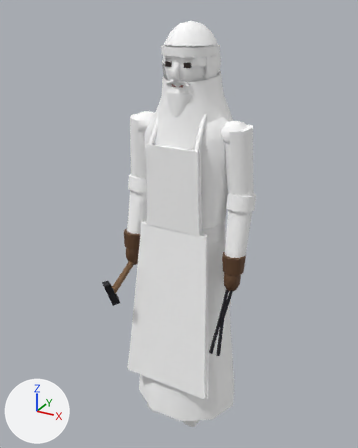
Renders of the glTF model public/models/char_blacksmith.glb from each side of a commit.
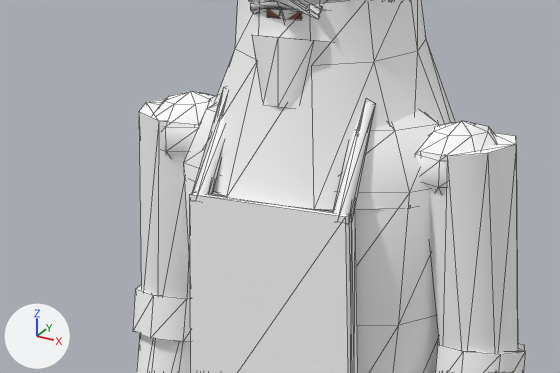
Old and new are each drawn whole from a 50 mm lens placed at (0.905, -1.728, 1.818), pointed at (-0.033, -0.022, 0.966) and again close up on the part from 24% to 75% of the width and 18% to 45% of the height. The axes (+X, +Y, +Z) are drawn at lower left. The lights are the same throughout. The last two pictures show the newer version. The close-ups show mesh edges as thin lines. Vertices at exactly the same position are counted once.

In view in the first close-up: 'arm_L__base', 'arm_L__sleeves_rolled', 'arm_R__base', 'arm_R__sleeves_full', 'arm_R__sleeves_rolled', 'body__apron_bib_sex_f', 'body__apron_bib_sex_m', 'body__sex_m', 'head__beard_full', 'head__beard_moustache', 'head__hat_veil' and 1 more.
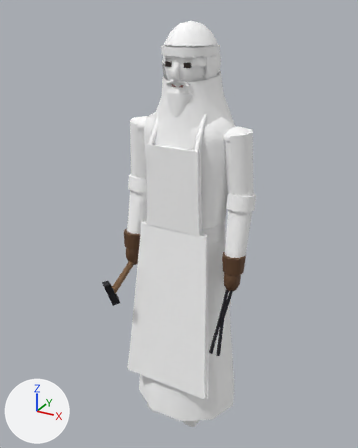
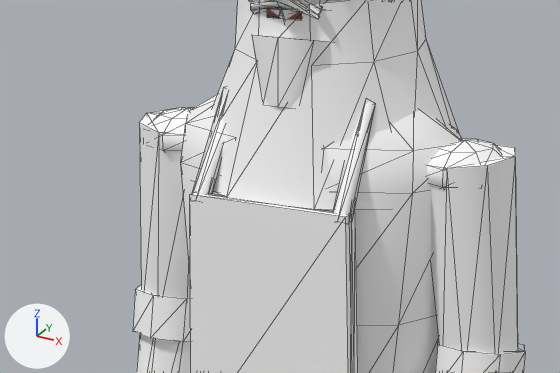
Changed parts and their boxes (x1, y1, x2, y2) in the close-ups (560 x 373 px; the box of a moved part takes in the faces that stretch with it):
'body__sex_m', reshaped
    before: (184, 94, 439, 373)
    after: (181, 94, 462, 373)
'arm_L__base', reshaped
    before: (416, 121, 518, 354)
    after: (427, 139, 518, 354)
'arm_R__base', reshaped
    before: (139, 91, 214, 299)
    after: (139, 107, 192, 299)
part 1 of me_arm_l__base, moved or reshaped
    before: (416, 121, 497, 193)
    after: (427, 139, 501, 189)
part 2 of me_arm_l__base, moved or reshaped
    before: (421, 133, 518, 354)
    after: (430, 145, 518, 354)
part 3 of me_arm_r__base, moved or reshaped
    before: (154, 91, 214, 157)
    after: (149, 107, 192, 152)
part 4 of me_arm_r__base, moved or reshaped
    before: (139, 99, 195, 299)
    after: (139, 109, 190, 299)
part 5 of me_body__sex_m, built on
    before: (184, 94, 439, 316)
    after: (181, 94, 462, 316)

The edits, one by one:
me_arm_l__base is used by ob_arm_l__base; location (0.0, 0.0, 0.0).
Before the commit, vertices of me_arm_l__base: 68 (0.267, 0.0, 1.406) at pixel (516, 144), 69 (0.249, -0.045, 1.402) at pixel (487, 153), 70 (0.205, -0.064, 1.398) at pixel (447, 156), 71 (0.161, -0.045, 1.394) at pixel (420, 151), 72 (0.143, 0.0, 1.394).
Before the commit, vertices of me_arm_l__base: 73 (0.161, 0.045, 1.398), 74 (0.205, 0.064, 1.402), 75 (0.249, 0.045, 1.406) at pixel (515, 135).
me_arm_l__base had 84 vertices, 156 faces and spanned x 0.138..0.284, y -0.105..0.064, z 0.742..1.427.
me_arm_l__base now has 84 vertices, 156 faces and spans x 0.139..0.284, y -0.105..0.064, z 0.742..1.404.
me_arm_l__base part 1: the loose piece of 34 vertices spanning x 0.138..0.252, y -0.063..0.063, z 1.323..1.427 is scaled about its middle by (1.07, 1, 0.654), then moved by (0.005, 0.0, -0.005).
Part 2, on me_arm_l__base:
Vertices 68 to 75 of me_arm_l__base move by (0.0, 0.0, -0.015).
me_arm_r__base is used by ob_arm_r__base; location (0.0, 0.0, 0.0).
Before the commit, vertices of me_arm_r__base: 68 (-0.143, 0.0, 1.394), 69 (-0.161, -0.045, 1.394) at pixel (194, 124), 70 (-0.205, -0.064, 1.398) at pixel (158, 121), 71 (-0.249, -0.045, 1.402) at pixel (138, 111), 72 (-0.267, 0.0, 1.406) at pixel (146, 102).
Before the commit, vertices of me_arm_r__base: 73 (-0.249, 0.045, 1.406), 74 (-0.205, 0.064, 1.402), 75 (-0.161, 0.045, 1.398).
me_arm_r__base had 104 vertices, 188 faces and spanned x -0.284..-0.138, y -0.299..0.064, z 0.616..1.427.
me_arm_r__base now has 104 vertices, 188 faces and spans x -0.284..-0.139, y -0.299..0.064, z 0.616..1.404.
me_arm_r__base part 3: the loose piece of 34 vertices spanning x -0.252..-0.138, y -0.063..0.063, z 1.323..1.427 is scaled about its middle by (1.07, 1, 0.654), then moved by (-0.005, 0.0, -0.005).
Part 4, on me_arm_r__base:
Vertices 68 to 75 of me_arm_r__base move by (0.0, 0.0, -0.015).
me_body__sex_m is used by ob_body__sex_m; location (0.0, 0.0, 0.0).
me_body__sex_m had 90 vertices, 172 faces and spanned x -0.215..0.215, y -0.147..0.147, z 0.62..1.47.
me_body__sex_m now has 100 vertices, 192 faces and spans x -0.215..0.215, y -0.147..0.147, z 0.62..1.475.
Part 5, on me_body__sex_m:
8 vertices are removed from x -0.061..0.075, y -0.062..0.062, z 1.47.
26 faces are deleted.
22 vertices move from x -0.2..0.2, y -0.119..0.119, z 1.35..1.47 to x -0.205..0.205, y -0.119..0.119, z 1.35..1.44.
18 vertices are added at x -0.105..0.13, y -0.074..0.074, z 1.44..1.475.
46 new faces join them, mat_slot_tunic (white #ffffff).
